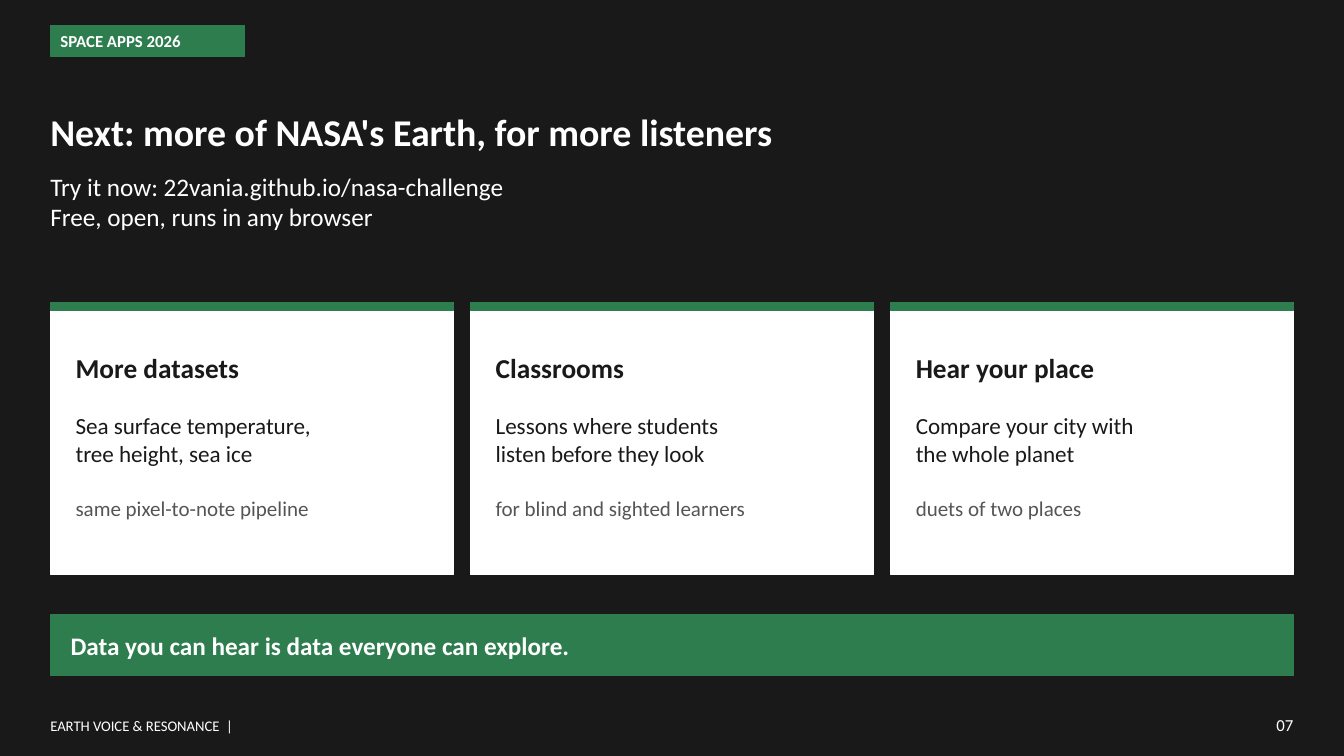
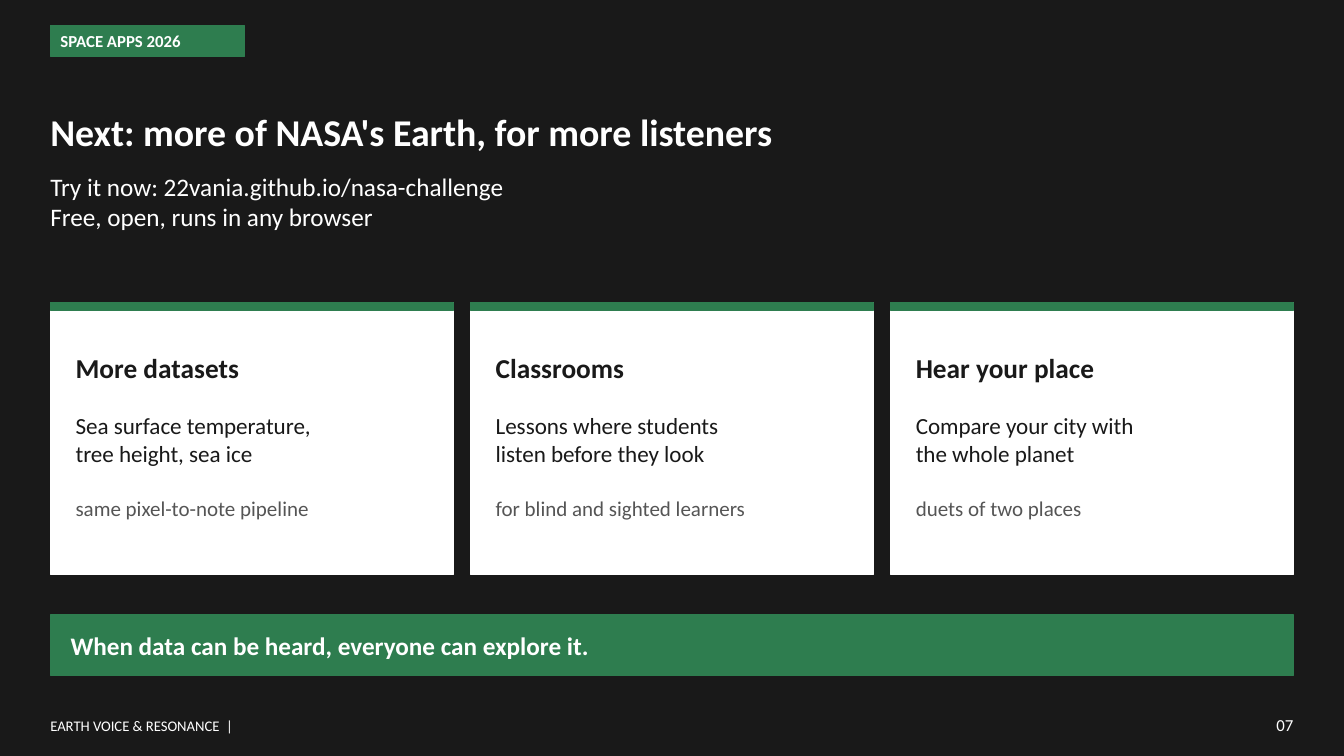
Before and after one commit to 22vania/nasa-challenge, a slide deck: slide 7 of demo/Earthtone-demo.pptx. Drawn at 1344x756 pixels with LibreOffice and Linux fonts; fonts in the diff are those of the drawing. Boxes give left, top, right and bottom in pixels: in the first picture for what was removed or moved away, otherwise in the second. Text is boxed around its words. In the diff, an @@ line names an element or a change of style, - is before the commit and + after.

```diff
--- a/demo/Earthtone-demo.pptx
+++ b/demo/Earthtone-demo.pptx
@@ text at (71,637,589,659): text changed @@
-Data you can hear is data everyone can explore.
+When data can be heard, everyone can explore it.
```
Also in this commit, not shown: 1 other file.
